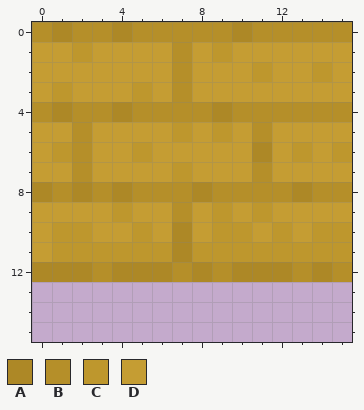
Pixel-art sprite, stored at miner/public/blocks/platform.png. The first picture shows the starting point.
The file is 80x80 pixels, drawn in blocks of 5x5; one block is one cell here.
Palette (. is transparent): A #ad8826  B #b58f29  C #be972d  D #c59d33
The same view after the edit:
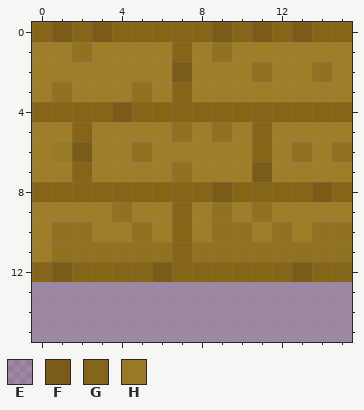
Colours new in this view: E #00000033  F #7a5b17  G #856619  H #987924
Difference:
@@ palette @@
-C #be972d
+C #917221
-D #c59d33
+D #9e7e29
@@ x 0..15 @@
- 0 BABBABBBBBABBBBB
- 1 DDCDDDDBDCDDDDDD
- 2 DDDDDDDBDDDCDDCD
- 3 DCDDDCDBDDDDDDDD
- 4 BABBABBBBABBBBBB
- 5 DDBDDDDCDCDBDDDD
- 6 DCBDDCDDDDDADCDC
- 7 DDBDDDDCDDDBDDDD
- 8 ABABABBBABBBBABB
- 9 DDDDCDDBDCDCDDDD
-10 DCCDDCDADCCDCDCC
-11 DCCCCCCACCCCCCCC
-12 AAABAAABABAAABAB
-13 ................
-14 ................
-15 ................
+ 0 GFGFGGGGGFGFGFGG
+ 1 DDCDDDDGDCDDDDDD
+ 2 DDDDDDDFDDDCDDCD
+ 3 DCDDDCDGDDDDDDDD
+ 4 GGGGFGGGGGGGGGGG
+ 5 DDGDDDDCDCDGDDDD
+ 6 DHFDDCDDDDDGDCDC
+ 7 DDGDDDDCDDDFDDDD
+ 8 GGGGGGGGGFGGGGFG
+ 9 DDDDCDDGDCDCDDDD
+10 DCCDDCDGDCCDCDCC
+11 DCCCCCCGCCCCCCCC
+12 GFGGGGFGGGGGGFGG
+13 EEEEEEEEEEEEEEEE
+14 EEEEEEEEEEEEEEEE
+15 EEEEEEEEEEEEEEEE
